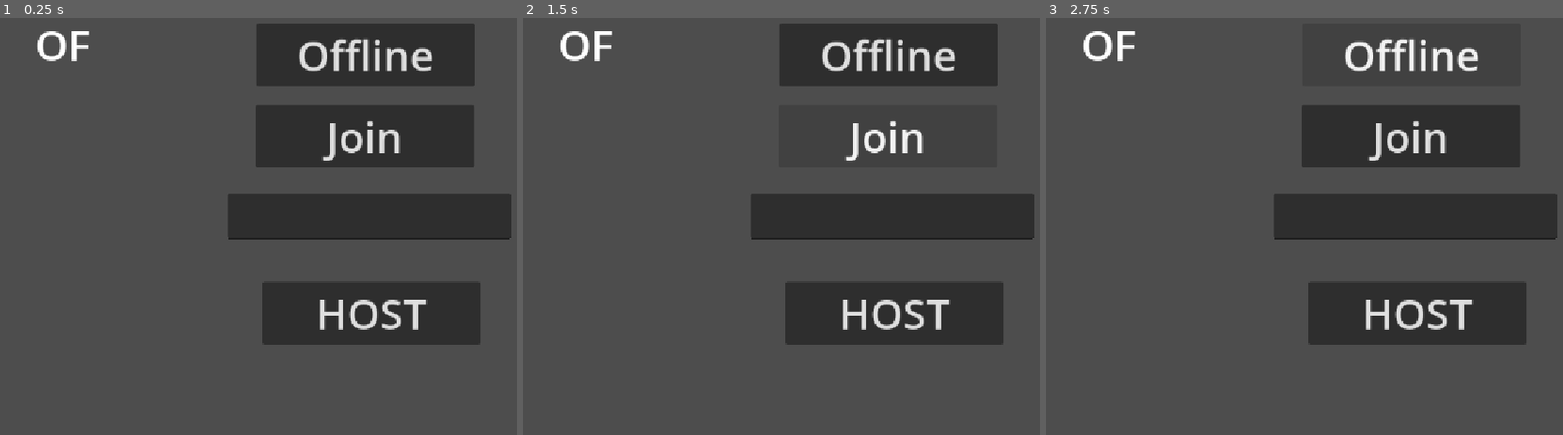
Above: before the commit, frames 1-3 (left to right).
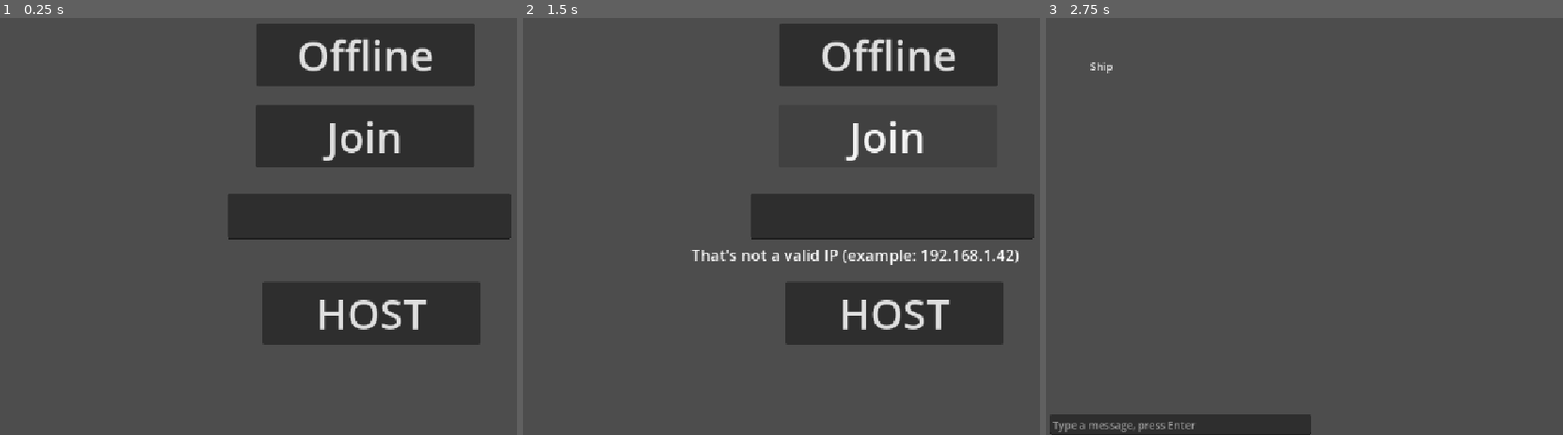
Above: after the commit, the same moments.

Repository: Milkprovidescalcium/game-jam-2026
Game: Godot game, scene res://scenes/lobby/lobby.tscn
Same seed, same stepped clock (60 frames per second), same inputs: the game is played once before the commit and once after it. The project has no main scene, so this scene is started directly.
Inputs:
- Up to frame 1 (0.25 s): no input
- Up to frame 2 (1.5 s): click "HOST" at 0.5 s; click "Join" at 1.25 s
- Up to frame 3 (2.75 s): click "Offline" at 2 s

The runs differ from the first frame. In frame 1, 0.3% of the frame differs, in the area x 7-18%, y 3-11%; in frame 2, 1.2%; in frame 3, 22%, in the area x 0-99%, y 3-100%.
Error before the commit: Parse Error: Identifier "Network" not declared in the current scope. (res://scenes/lobby/lobby.gd:8)

Commit message:
More advanced networking and chat system

Diff:
--- a/network/network.gd
+++ b/network/network.gd
@@ -9,13 +9,17 @@
 
 const PORT := 7777
 const MAX_CLIENTS := 1  # just ground control
+const CONNECT_TIMEOUT := 5.0
 
 var is_online := false
+var _connecting := false
 
 func _ready() -> void:
 	multiplayer.peer_connected.connect(_on_peer_connected)
 	multiplayer.peer_disconnected.connect(_on_peer_disconnected)
-	multiplayer.connected_to_server.connect(func(): connected_ok.emit())
+	multiplayer.connected_to_server.connect(func():
+		_connecting = false
+		connected_ok.emit())
 	multiplayer.connection_failed.connect(_on_connection_failed)
 	multiplayer.server_disconnected.connect(_on_server_disconnected)
 
@@ -30,14 +34,25 @@
 	return OK
 
 func join(ip: String) -> Error:
+	ip = ip.strip_edges()
+	if not ip.is_valid_ip_address():
+		push_warning("Not a valid IP: %s" % ip)
+		return ERR_INVALID_PARAMETER
 	var peer := ENetMultiplayerPeer.new()
 	var err := peer.create_client(ip, PORT)
 	if err != OK:
-		push_error("Could not join: %s" % error_string(err))
 		return err
 	multiplayer.multiplayer_peer = peer
 	is_online = true
+	_connecting = true
+	_start_timeout()
 	return OK
+
+func _start_timeout() -> void:
+	await get_tree().create_timer(CONNECT_TIMEOUT).timeout
+	if _connecting:   # still not connected
+		_on_connection_failed()
+
 
 func leave() -> void:
 	if multiplayer.multiplayer_peer:
@@ -61,7 +76,10 @@
 	player_disconnected.emit(id)
 
 func _on_connection_failed() -> void:
-	leave()
+	if not _connecting:
+		return   # already handled
+	_connecting = false
+	leave.call_deferred()   # shut down after Godot finishes, not during
 	connection_failed.emit()
 
 func _on_server_disconnected() -> void:
--- a/network/ship_net.gd
+++ b/network/ship_net.gd
@@ -3,6 +3,7 @@
 
 # Signals the UI listens to
 signal message_received(text: String)
+signal message_lost(text: String)
 signal room_status_changed(room_id: String, broken: bool)
 signal player_moved(room_id: String)
 signal puzzle_info(room_id: String, info: Dictionary)
@@ -17,13 +18,15 @@
 
 func send_message(text: String) -> void:
 	if signal_lost:
+		message_lost.emit(text)
 		return  # lost in space
-	_deliver_message.rpc_id(1, text)
+	_deliver_message.rpc(text)
 
-@rpc("any_peer", "call_local", "reliable")
+@rpc("any_peer", "call_remote", "reliable")
 func _deliver_message(text: String) -> void:
+	var from_ship := multiplayer.get_remote_sender_id() == 1   # host = ship
 	await get_tree().create_timer(signal_delay).timeout
-	message_received.emit(text)
+	message_received.emit(text, from_ship)
 
 # ---------- Ship -> ground control ----------
 # Call these only on the host (the ship).
--- a/project.godot
+++ b/project.godot
@@ -14,6 +14,11 @@
 config/features=PackedStringArray("4.7", "Forward Plus")
 config/icon="res://icon.svg"
 
+[autoload]
+
+Network="*uid://dtfsea6b1oj6b"
+ShipNet="*uid://dbtx8usny7byn"
+
 [display]
 
 window/stretch/mode="canvas_items"
--- /dev/null
+++ b/scenes/chat/chat.tscn
@@ -0,0 +1,24 @@
+[gd_scene format=3 uid="uid://my762trhbs4g"]
+
+[ext_resource type="Script" uid="uid://5nbatjg2i3ps" path="res://scenes/chat/chat_box.gd" id="1_1uvf6"]
+
+[node name="ChatBox" type="VBoxContainer" unique_id=1585531339]
+custom_minimum_size = Vector2(400, 250)
+offset_right = 69.0
+offset_bottom = 30.0
+theme_override_constants/separation = 8
+script = ExtResource("1_1uvf6")
+
+[node name="MessageLog" type="RichTextLabel" parent="." unique_id=1429952987]
+layout_mode = 2
+size_flags_vertical = 3
+bbcode_enabled = true
+text = "
+"
+scroll_following = true
+
+[node name="Input" type="LineEdit" parent="." unique_id=900526223]
+layout_mode = 2
+placeholder_text = "Type a message, press Enter"
+max_length = 80
+context_menu_enabled = false
--- /dev/null
+++ b/scenes/chat/chat_box.gd
@@ -0,0 +1,27 @@
+extends VBoxContainer
+
+func _ready() -> void:
+	$Input.text_submitted.connect(_on_submit)
+	ShipNet.message_received.connect(_on_received)
+	ShipNet.message_lost.connect(_on_lost)
+
+func send(text: String) -> void:   # public, so ping buttons can use it too
+	if text.strip_edges() == "":
+		return
+	ShipNet.send_message(text)
+	_add("[color=gray]YOU:[/color] %s" % text)
+
+func _on_submit(text: String) -> void:
+	send(text)
+	$Input.clear()
+	$Input.grab_focus()
+
+func _on_received(text: String, from_ship: bool) -> void:
+	var who := "SHIP" if from_ship else "GROUND"
+	_add("[color=cyan]%s:[/color] %s" % [who, text])
+
+func _on_lost(text: String) -> void:
+	_add("[color=red]SIGNAL LOST — not sent:[/color] %s" % text)
+
+func _add(line: String) -> void:
+	$MessageLog.append_text(line + "\n")
--- /dev/null
+++ b/scenes/ground_control/ground_control.gd
@@ -0,0 +1,74 @@
+# ship_net.gd (Autoload: ShipNet)
+extends Node
+
+# Signals the UI listens to
+signal message_received(text: String)
+signal room_status_changed(room_id: String, broken: bool)
+signal player_moved(room_id: String)
+signal puzzle_info(room_id: String, info: Dictionary)
+signal ship_health_changed(value: int)
+signal game_ended(won: bool)
+signal signal_lost_changed(lost: bool)
+
+@export var signal_delay := 3.0      # seconds, the "speed of light" delay
+var signal_lost := false              # true during orbit blackout
+
+@onready var chat = $ChatBox
+
+# ---------- Ground control -> ship ----------
+
+func send_message(text: String) -> void:
+	if signal_lost:
+		return  # lost in space
+	_deliver_message.rpc_id(1, text)
+
+@rpc("any_peer", "call_local", "reliable")
+func _deliver_message(text: String) -> void:
+	await get_tree().create_timer(signal_delay).timeout
+	message_received.emit(text)
+
+# ---------- Ship -> ground control ----------
+# Call these only on the host (the ship).
+
+func set_room_broken(room_id: String, broken: bool) -> void:
+	_room_status.rpc(room_id, broken)
+
+@rpc("authority", "call_local", "reliable")
+func _room_status(room_id: String, broken: bool) -> void:
+	room_status_changed.emit(room_id, broken)
+
+func report_player_room(room_id: String) -> void:
+	_player_room.rpc(room_id)
+
+@rpc("authority", "call_local", "reliable")
+func _player_room(room_id: String) -> void:
+	player_moved.emit(room_id)
+
+func send_puzzle_info(room_id: String, info: Dictionary) -> void:
+	_puzzle_info.rpc(room_id, info)  # e.g. {"code": "4-7-1", "wires": ["red", "blue"]}
+
+@rpc("authority", "call_remote", "reliable")
+func _puzzle_info(room_id: String, info: Dictionary) -> void:
+	puzzle_info.emit(room_id, info)
+
+func set_ship_health(value: int) -> void:
+	_health.rpc(value)
+
+@rpc("authority", "call_local", "reliable")
+func _health(value: int) -> void:
+	ship_health_changed.emit(value)
+
+func set_signal_lost(lost: bool) -> void:
+	_signal_lost.rpc(lost)
+
+@rpc("authority", "call_local", "reliable")
+func _signal_lost(lost: bool) -> void:
+	signal_lost = lost
+	signal_lost_changed.emit(lost)
+
+func end_game(won: bool) -> void:
+	_end.rpc(won)
+
+@rpc("authority", "call_local", "reliable")
+func _end(won: bool) -> void:
+	game_ended.emit(won)
--- /dev/null
+++ b/scenes/ground_control/ground_control.tscn
@@ -0,0 +1,20 @@
+[gd_scene format=3 uid="uid://gsq420gyuwff"]
+
+[ext_resource type="PackedScene" uid="uid://my762trhbs4g" path="res://scenes/chat/chat.tscn" id="1_dws2j"]
+
+[node name="GroundControl" type="Node2D" unique_id=1784894069]
+
+[node name="Label" type="Label" parent="." unique_id=1101599463]
+offset_left = 73.0
+offset_top = 107.0
+offset_right = 279.0
+offset_bottom = 193.0
+text = "GROUND"
+
+[node name="UI" type="CanvasLayer" parent="." unique_id=1127090652]
+
+[node name="ChatBox" parent="UI" unique_id=1585531339 instance=ExtResource("1_dws2j")]
+offset_left = -1.0
+offset_top = 397.0
+offset_right = 399.0
+offset_bottom = 647.0
--- a/scenes/lobby/lobby.gd
+++ b/scenes/lobby/lobby.gd
@@ -1,13 +1,15 @@
 # lobby.gd
 extends Control
 
-const SHIP_SCENE := "res://scenes/ship.tscn"
-const GROUND_SCENE := "res://scenes/ground_control.tscn"
+const SHIP_SCENE := "res://scenes/ship/ship.tscn"
+const GROUND_SCENE := "res://scenes/ground_control/ground_control.tscn"
 
 func _ready() -> void:
-	Network.player_connected.connect(_on_player_connected)
+	Network.player_connected.connect(_on_player_connected)   # ← this one
 	Network.connected_ok.connect(_on_connected)
-	Network.connection_failed.connect(func(): $StatusLabel.text = "Couldn't connect. Check the IP.")
+	Network.connection_failed.connect(func():
+		$StatusLabel.text = "Couldn't connect. Check the IP."
+		$JoinButton.disabled = false)
 	$HostButton.pressed.connect(_on_host)
 	$JoinButton.pressed.connect(_on_join)
 	$OfflineButton.pressed.connect(func(): get_tree().change_scene_to_file(SHIP_SCENE))
@@ -20,8 +22,12 @@
 	var ip: String = $IPInput.text.strip_edges()
 	if ip.is_empty():
 		ip = "127.0.0.1"
-	if Network.join(ip) == OK:
+	var err := Network.join(ip)
+	if err == OK:
 		$StatusLabel.text = "Connecting to %s…" % ip
+		$JoinButton.disabled = true
+	else:
+		$StatusLabel.text = "That's not a valid IP (example: 192.168.1.42)"
 
 func _on_player_connected(_id: int) -> void:
 	if Network.is_ship():
--- a/scenes/lobby/lobby.tscn
+++ b/scenes/lobby/lobby.tscn
@@ -2,12 +2,24 @@
 
 [ext_resource type="Script" uid="uid://51nwua8s5mt7" path="res://scenes/lobby/lobby.gd" id="1_ll2xe"]
 
-[node name="Lobby" type="Node2D" unique_id=2084483371]
+[node name="Lobby" type="Control" unique_id=1798890035]
+layout_mode = 3
+anchors_preset = 0
 script = ExtResource("1_ll2xe")
 
-[node name="HostButton" type="Node2D" parent="." unique_id=1895476125]
+[node name="StatusLabel" type="Label" parent="." unique_id=157217636]
+layout_mode = 1
+offset_left = 258.0
+offset_top = 355.0
+offset_right = 504.0
+offset_bottom = 426.0
+theme_override_font_sizes/font_size = 24
+text = "
+"
+horizontal_alignment = 1
 
-[node name="Button" type="Button" parent="HostButton" unique_id=1154058873]
+[node name="HostButton" type="Button" parent="." unique_id=1154058873]
+layout_mode = 0
 offset_left = 402.0
 offset_top = 413.0
 offset_right = 736.0
@@ -15,9 +27,8 @@
 theme_override_font_sizes/font_size = 64
 text = "HOST"
 
-[node name="JoinButton" type="Node2D" parent="." unique_id=183942492]
-
-[node name="Button2" type="Button" parent="JoinButton" unique_id=1867683254]
+[node name="JoinButton" type="Button" parent="." unique_id=1867683254]
+layout_mode = 0
 offset_left = 392.0
 offset_top = 142.0
 offset_right = 726.0
@@ -26,31 +37,18 @@
 text = "Join
 "
 
-[node name="IPInput" type="Node2D" parent="." unique_id=1147558924]
-
-[node name="LineEdit" type="LineEdit" parent="IPInput" unique_id=1751765696]
+[node name="IPInput" type="LineEdit" parent="." unique_id=1751765696]
+layout_mode = 0
 offset_left = 349.0
 offset_top = 278.0
 offset_right = 783.0
 offset_bottom = 348.0
 
-[node name="OfflineButton" type="Node2D" parent="." unique_id=1788537267]
-
-[node name="Button5" type="Button" parent="OfflineButton" unique_id=328996038]
+[node name="OfflineButton" type="Button" parent="." unique_id=328996038]
+layout_mode = 0
 offset_left = 393.0
 offset_top = 17.0
 offset_right = 727.0
 offset_bottom = 113.0
 theme_override_font_sizes/font_size = 64
 text = "Offline"
-
-[node name="StatusLabel" type="Node2D" parent="." unique_id=144032172]
-
-[node name="Label" type="Label" parent="StatusLabel" unique_id=157217636]
-offset_left = -1.0
-offset_top = 5.0
-offset_right = 194.0
-offset_bottom = 93.0
-theme_override_font_sizes/font_size = 64
-text = "OF"
-horizontal_alignment = 1
--- /dev/null
+++ b/scenes/ship/ship.gd
@@ -0,0 +1,4 @@
+extends Node2D
+
+func _ready() -> void:
+	pass  # the ChatBox handles chat by itself
--- /dev/null
+++ b/scenes/ship/ship.tscn
@@ -0,0 +1,23 @@
+[gd_scene format=3 uid="uid://det0pjn627k5c"]
+
+[ext_resource type="PackedScene" uid="uid://my762trhbs4g" path="res://scenes/chat/chat.tscn" id="1_ccv4y"]
+[ext_resource type="Script" uid="uid://epwm4rrhd0vi" path="res://scenes/ship/ship.gd" id="1_u5c2e"]
+
+[node name="Ship" type="Node2D" unique_id=334865542]
+script = ExtResource("1_u5c2e")
+
+[node name="Ship" type="Label" parent="." unique_id=1710253785]
+offset_left = 68.0
+offset_top = 71.0
+offset_right = 232.0
+offset_bottom = 179.0
+text = "Ship
+"
+
+[node name="UI" type="CanvasLayer" parent="." unique_id=1112808384]
+
+[node name="ChatBox" parent="UI" unique_id=1585531339 instance=ExtResource("1_ccv4y")]
+offset_left = 6.0
+offset_top = 398.0
+offset_right = 406.0
+offset_bottom = 648.0
Not shown, added: scenes/chat/chat_box.gd.uid
Not shown, added: scenes/ground_control/ground_control.gd.uid
Not shown, added: scenes/ship/ship.gd.uid
